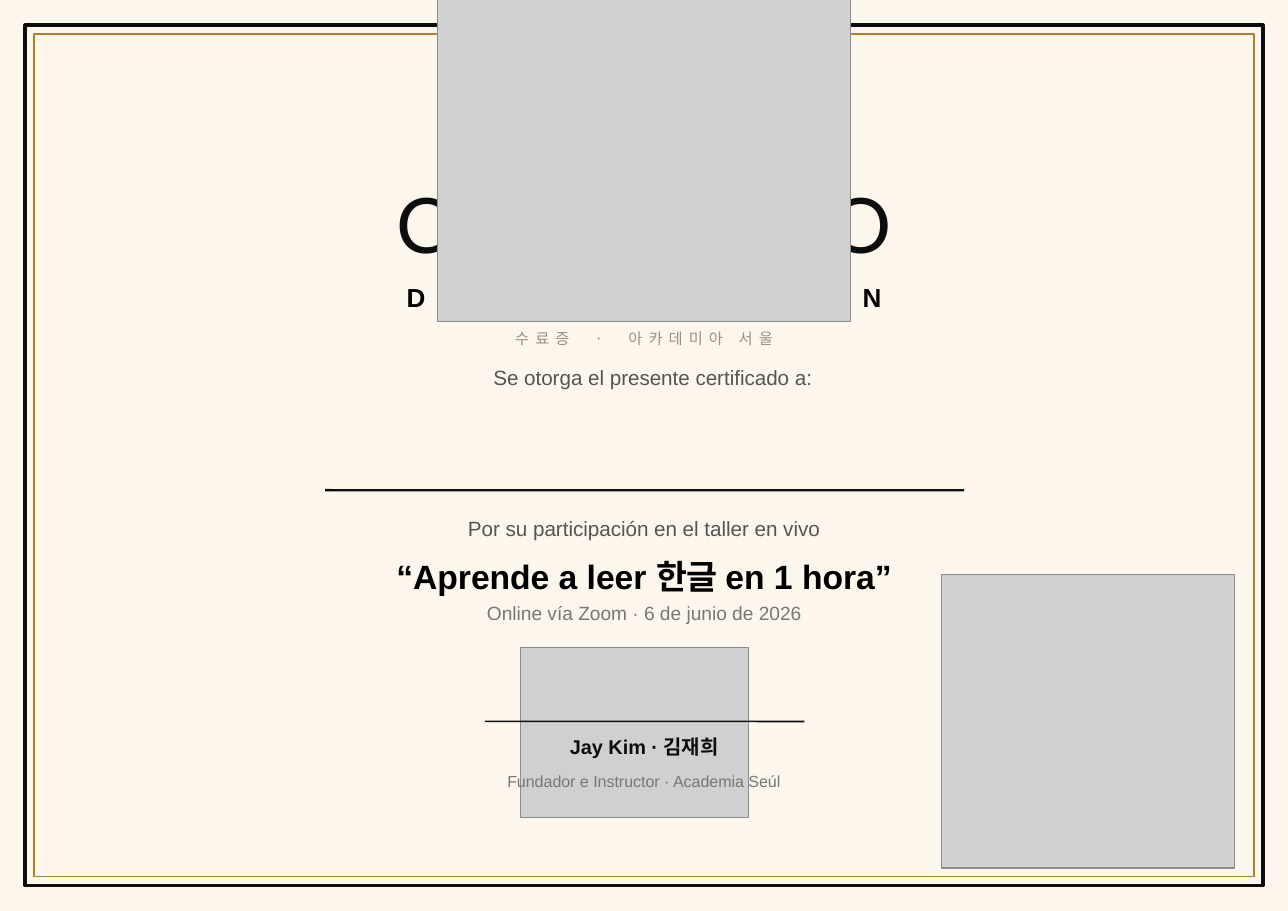
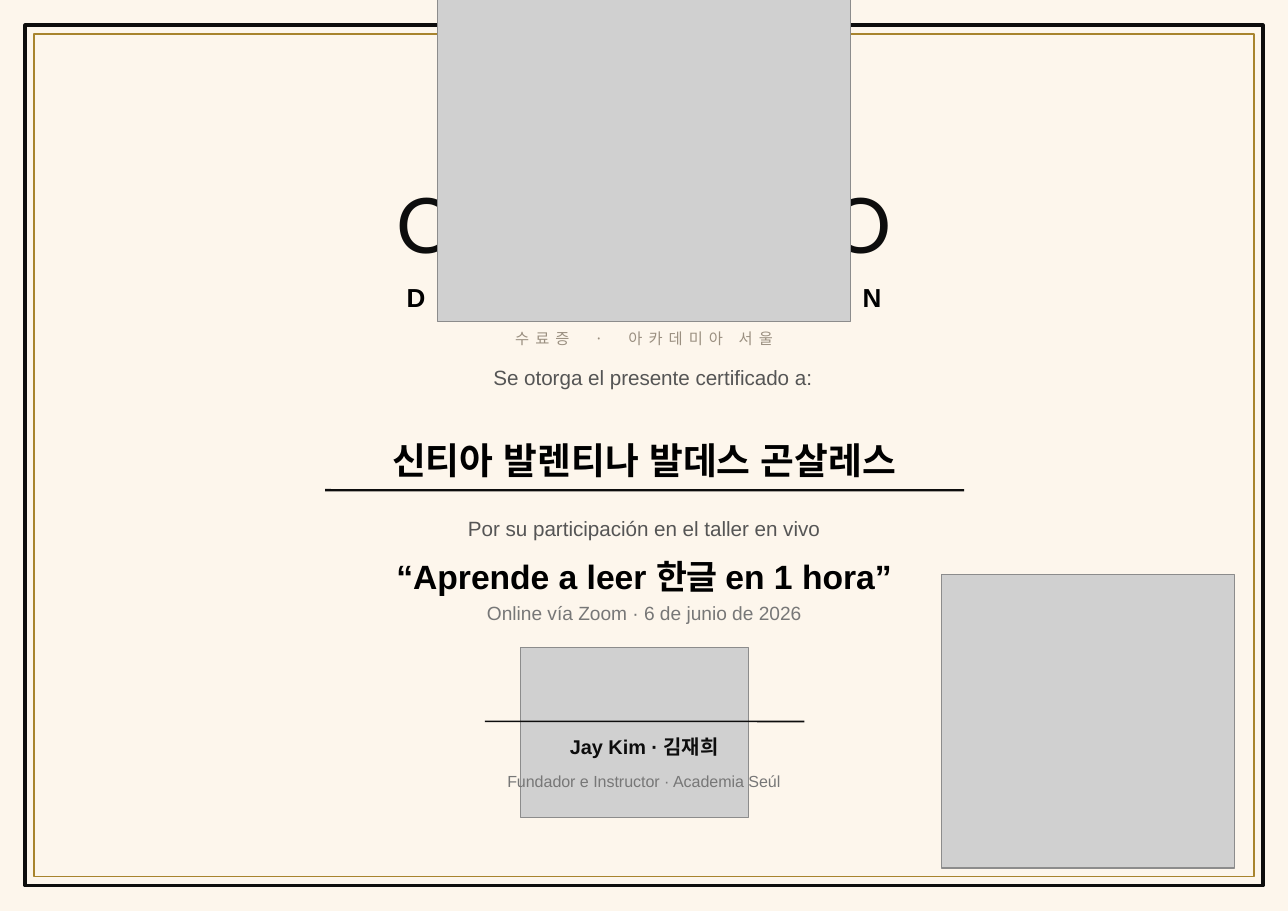
Before and after one commit to academiaseul/ACADEMIASEULWEB, a slide deck: slide 1 of Taller_6Junio/Certificados/Certificado_Taller_Hangul_PROFESIONAL [Autosaved].pptx. Drawn at 1288x911 pixels with LibreOffice and Linux fonts; fonts in the diff are those of the drawing; grey boxes stand for pictures. Boxes give left, top, right and bottom in pixels: in the first picture for what was removed or moved away, otherwise in the second. Text is boxed around its words. In the diff, an @@ line names an element or a change of style, - is before the commit and + after.

```diff
--- a/Taller_6Junio/Certificados/Certificado_Taller_Hangul_PROFESIONAL [Autosaved].pptx
+++ b/Taller_6Junio/Certificados/Certificado_Taller_Hangul_PROFESIONAL [Autosaved].pptx
@@ text added at <box>392,443,896,478</box>, 24 pt, text #000000, bold @@
+신티아 발렌티나 발데스 곤살레스
```
Also in this commit, not shown: 25 other files.
